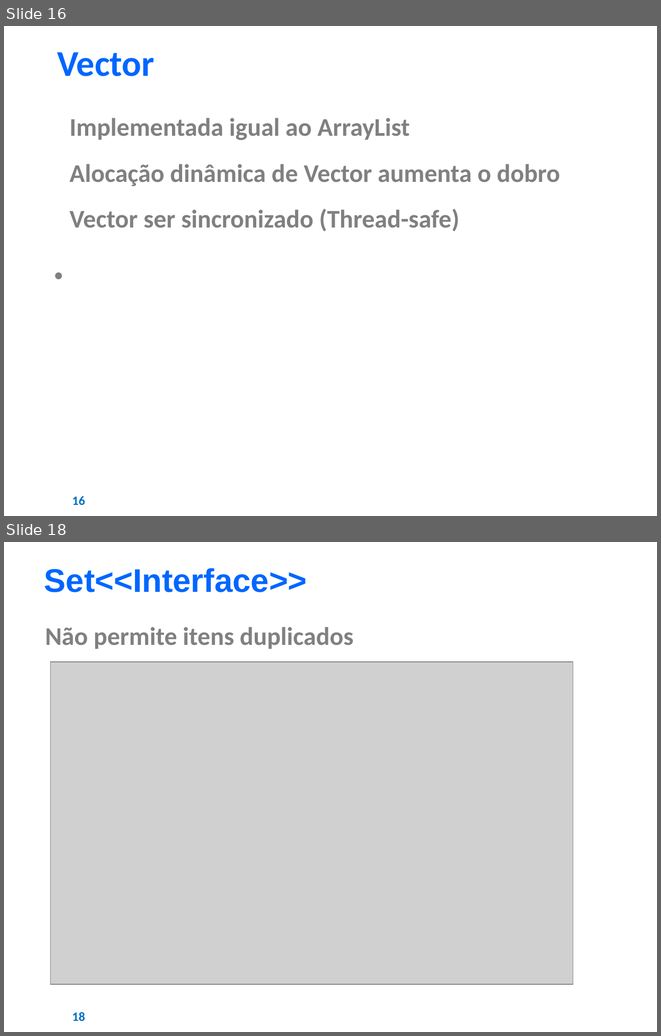
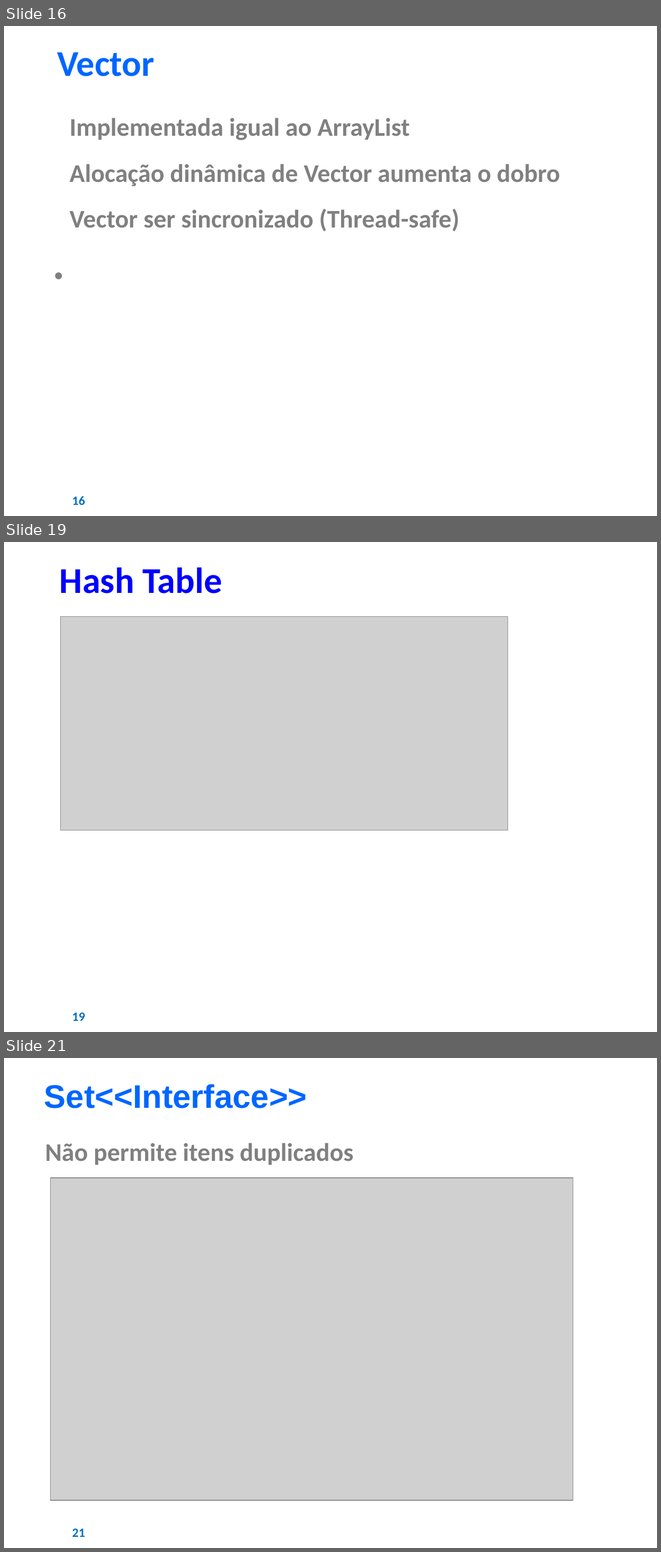
Before and after one commit to AJKFreitas/collections-learning, a slide deck: Estudos - Collections Framework.pptx. Shown one above the other, each under a label of ours: slides 16 and 18 before the commit, slides 16, 19 and 21 after it; the slides between them are not shown. The pictures are 661x1036 and 661x1552 pixels, drawn with LibreOffice and Linux fonts; fonts in the diff are those of the drawing; grey boxes stand for pictures; background and template pictures are left out. Boxes give left, top, right and bottom in pixels: in the first picture for what was removed or moved away, otherwise in the second. Text is boxed around its words. In the diff, an @@ line names an element or a change of style, - is before the commit and + after.

```diff
--- a/Estudos - Collections Framework.pptx
+++ b/Estudos - Collections Framework.pptx
@@ slide 19 added at (x1=4, y1=542, x2=657, y2=1032), background #FFFFFF @@
@@ text added at (x1=60, y1=567, x2=222, y2=593), 40 pt, text #0000FF, bold @@
+Hash Table
@@ picture added at (x1=61, y1=616, x2=508, y2=830) @@
@@ page number added at (x1=72, y1=1012, x2=85, y2=1021), 14 pt, text #0070C0, bold @@
+19
@@ what was slide 18 is now slide 21 @@
@@ page number at (x1=72, y1=1528, x2=85, y2=1537): text changed @@
-18
+21
```
Also in this commit, not shown: 16 slides changed, 5 other slides added, 2 slides removed, 1 other file.
